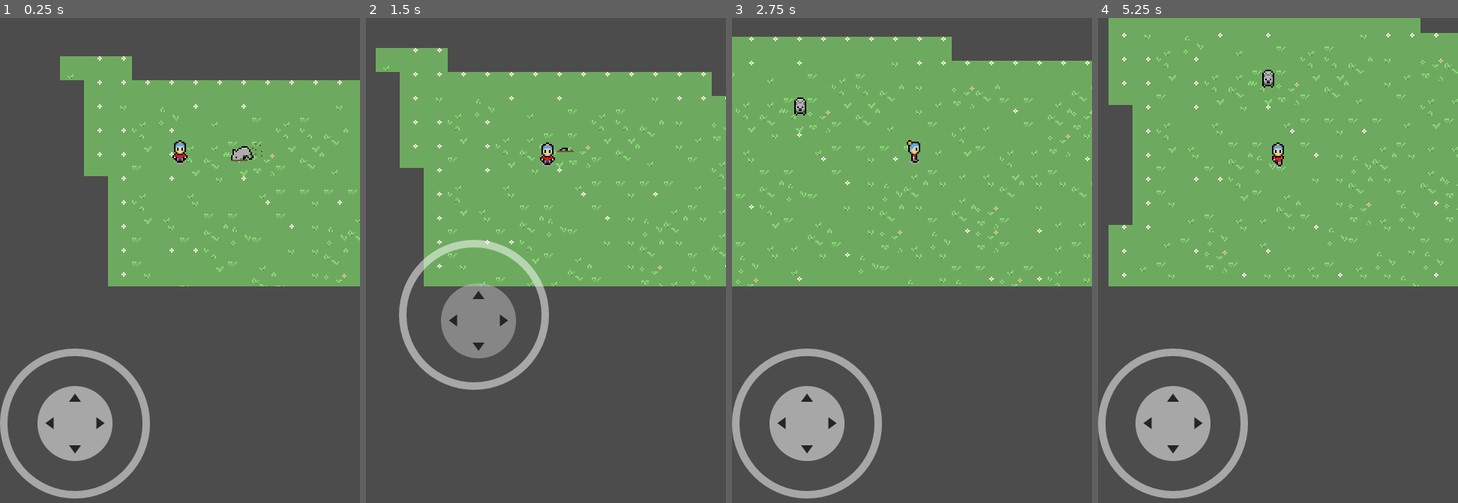
Above: before the commit, frames 1-4 (left to right).
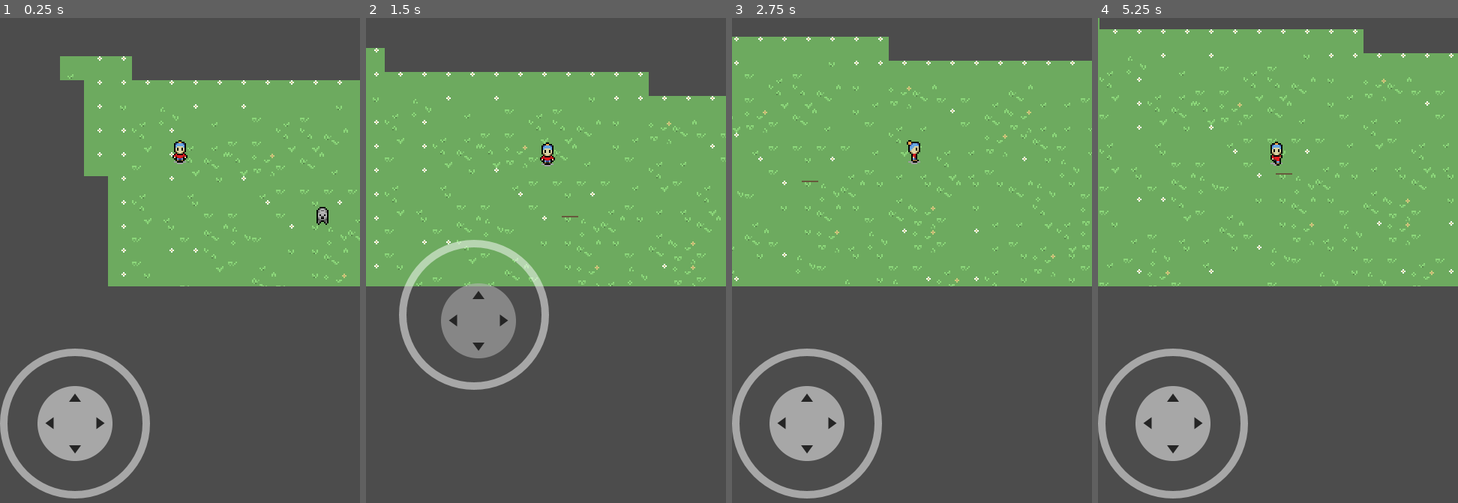
Above: after the commit, the same moments.

Repository: HaywardMorihara/2022Game
Game: Godot game, scene res://game/Game.tscn
Same seed, same stepped clock (60 frames per second), same inputs: the game is played once before the commit and once after it.
Inputs (mouse positions are in pixels of both pictures, inside the frame that each line leads up to):
- Up to frame 1 (0.25 s): no input
- Up to frame 2 (1.5 s): move the mouse to (625, 260) at 0.52 s; hold Right (ui_right) 0.53-1.25 s; click (625, 260) at 0.67 s; drag from (474, 313) to (528, 396) at 1.27 s
- Up to frame 3 (2.75 s): move the mouse to (948, 168) at 2.02 s; hold Right (ui_right) from 2.03 s (still down)
- Up to frame 4 (5.25 s): release Right (ui_right) at 2.75 s; drag from (1260, 396) to (1170, 207) at 2.77 s; move the mouse to (1386, 367) at 3.52 s; hold Left (ui_left) 3.53-4.25 s; drag from (1170, 207) to (1224, 153) at 4.27 s; tap Enter at 5 s; move the mouse to (1296, 289) at 5.02 s; hold Down (ui_down) from 5.03 s (still down); click (1296, 289) at 5.17 s

The runs differ from the first frame. In frame 1, 0.3% of the frame differs, in the area x 64-92%, y 25-43%; in frame 2, 10%, in the area x 0-100%, y 6-56%; in frame 3, 4.7%; in frame 4, 10%.

Commit message:
Digging down when player approaches and 'states'

Diff:
--- a/world/World.tscn
+++ b/world/World.tscn
@@ -42,4 +42,4 @@
 [node name="Player" parent="YSort" instance=ExtResource( 1 )]
 
 [node name="Creature1" parent="YSort" instance=ExtResource( 2 )]
-position = Vector2( 42.8373, -2.20486 )
+position = Vector2( 94.809, 41.2625 )
--- a/world/creatures/Creature.gd
+++ b/world/creatures/Creature.gd
@@ -4,17 +4,65 @@
 
 export var speed : float = 75
 
-var animation_state
+var environment : YSort
+var player : KinematicBody2D
+
+enum State {IDLE, DIGGING_DOWN, UNDERGROUND, DIGGING_UP, FOLLOWING};
+var current_state : int
+var animation_state : AnimationNodeStateMachinePlayback;
+
+# AI Terms (web.pdx.edu/~arhodes/ai5.pdf)
+# Environment, Percepts, Sensors, Agent, Actuators, Actions
 
 # Called when the node enters the scene tree for the first time.
 func _ready():
+	# TODO Temporary hack
+	environment = get_parent();
+	player = environment.get_node("Player");
+
 	animation_state = $Sprite/AnimationTree.get("parameters/playback");
-	animation_state.travel("Digging Down");
+
+	# So that I don't have to always turn this off when I want to get a frame to set in AnimationPlayer
+	$Sprite/AnimationTree.active = true;
 
 
 func _process(delta):
-	pass
-	# TODO
+	current_state = determine_state();
+#	print("State is now: %s" % current_state)
+	act()
+
+func determine_state() -> int:
+	var distance_from_player := player.global_position.distance_to(global_position);
+
+	# TODO I don't like how I'm looking at the animation to determine the state - it should be one-way
+	match current_state:
+		State.IDLE:
+			if (distance_from_player < 100):
+				return State.DIGGING_DOWN;
+			return State.IDLE;
+		State.DIGGING_DOWN:
+			if animation_state.get_current_node() == "Underground":
+				return State.UNDERGROUND;
+			return State.DIGGING_DOWN;
+		State.UNDERGROUND:
+			if (distance_from_player > 100):
+				return State.DIGGING_UP;
+			return State.UNDERGROUND;
+		State.DIGGING_UP:
+			if animation_state.get_current_node() == "Idle":
+				return State.IDLE;
+			return State.DIGGING_UP;
+
+	return State.IDLE
+
+func act() -> void:
+	match current_state:
+		State.DIGGING_DOWN:
+			animation_state.travel("Digging Down");
+		State.DIGGING_UP:
+			print(animation_state.get_current_node());
+			animation_state.travel("Digging Up");
+
 #	var direction := Vector2.ZERO;
 #
 #	var direction_normalized := direction.normalized();
--- a/world/creatures/Creature1.tscn
+++ b/world/creatures/Creature1.tscn
@@ -37,25 +37,32 @@
 blend_point_4/pos = Vector2( -1, 0 )
 blend_mode = 1
 
+[sub_resource type="AnimationNodeAnimation" id=26]
+animation = "Underground"
+
 [sub_resource type="AnimationNodeStateMachineTransition" id=19]
-
-[sub_resource type="AnimationNodeStateMachineTransition" id=23]
-switch_mode = 2
-auto_advance = true
 
 [sub_resource type="AnimationNodeStateMachineTransition" id=24]
 switch_mode = 2
 auto_advance = true
+
+[sub_resource type="AnimationNodeStateMachineTransition" id=27]
+switch_mode = 2
+auto_advance = true
+
+[sub_resource type="AnimationNodeStateMachineTransition" id=28]
 
 [sub_resource type="AnimationNodeStateMachine" id=5]
 "states/Digging Down/node" = SubResource( 18 )
 "states/Digging Down/position" = Vector2( 1053, 228 )
 "states/Digging Up Left/node" = SubResource( 22 )
-"states/Digging Up Left/position" = Vector2( 781.328, 231 )
-states/Moving/node = SubResource( 8 )
-states/Moving/position = Vector2( 788, 117 )
-transitions = [ "Moving", "Digging Down", SubResource( 19 ), "Digging Down", "Digging Up Left", SubResource( 23 ), "Digging Up Left", "Moving", SubResource( 24 ) ]
-start_node = "Moving"
+"states/Digging Up Left/position" = Vector2( 584.328, 236 )
+states/Idle/node = SubResource( 8 )
+states/Idle/position = Vector2( 788, 117 )
+states/Underground/node = SubResource( 26 )
+states/Underground/position = Vector2( 809.328, 248 )
+transitions = [ "Idle", "Digging Down", SubResource( 19 ), "Digging Up Left", "Idle", SubResource( 24 ), "Digging Down", "Underground", SubResource( 27 ), "Underground", "Digging Up Left", SubResource( 28 ) ]
+start_node = "Idle"
 graph_offset = Vector2( 356.328, 0 )
 
 [sub_resource type="AnimationNodeStateMachinePlayback" id=6]
@@ -191,6 +198,21 @@
 "values": [ 22, 23, 24, 25, 26 ]
 }
 
+[sub_resource type="Animation" id=25]
+resource_name = "Underground"
+tracks/0/type = "value"
+tracks/0/path = NodePath(".:frame")
+tracks/0/interp = 1
+tracks/0/loop_wrap = true
+tracks/0/imported = false
+tracks/0/enabled = true
+tracks/0/keys = {
+"times": PoolRealArray( 0 ),
+"transitions": PoolRealArray( 1 ),
+"update": 1,
+"values": [ 39 ]
+}
+
 [node name="Creature1" instance=ExtResource( 1 )]
 speed = 125.0
 
@@ -202,9 +224,8 @@
 [node name="AnimationTree" type="AnimationTree" parent="Sprite" index="0"]
 tree_root = SubResource( 5 )
 anim_player = NodePath("../AnimationPlayer")
-active = true
 parameters/playback = SubResource( 6 )
-parameters/Moving/blend_position = Vector2( 0, 0 )
+parameters/Idle/blend_position = Vector2( 0, 0 )
 
 [node name="AnimationPlayer" type="AnimationPlayer" parent="Sprite" index="1"]
 "anims/Digging Down Left" = SubResource( 17 )
@@ -215,6 +236,7 @@
 "anims/Running Left" = SubResource( 14 )
 "anims/Running Right" = SubResource( 15 )
 "anims/Running Up" = SubResource( 16 )
+anims/Underground = SubResource( 25 )
 
 [node name="CollisionShape2D" parent="." index="1"]
 position = Vector2( 0, 1.5 )
Not shown: 1 places in world/creatures/Creature1.tscn that only renumber resources
